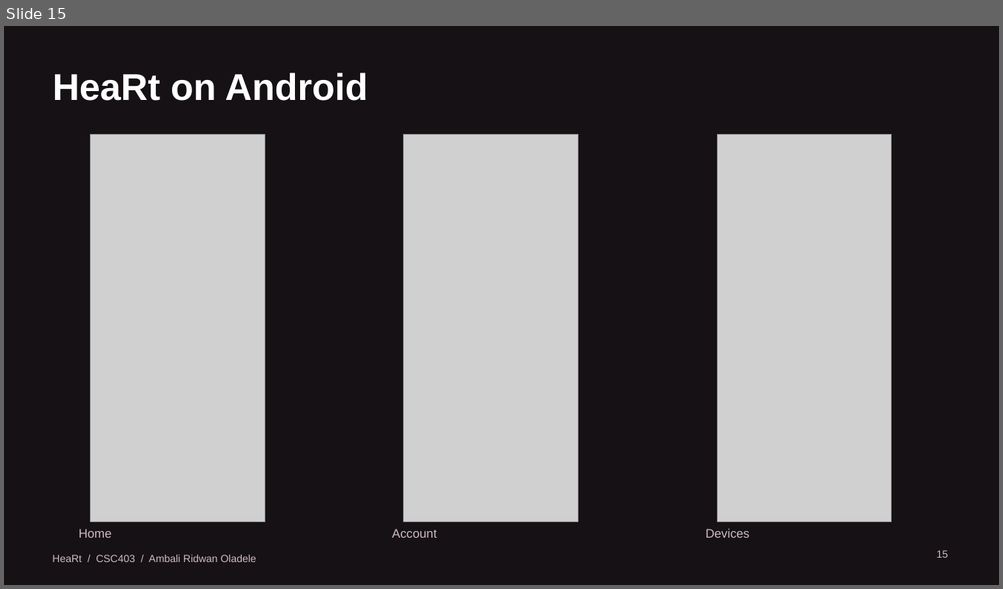
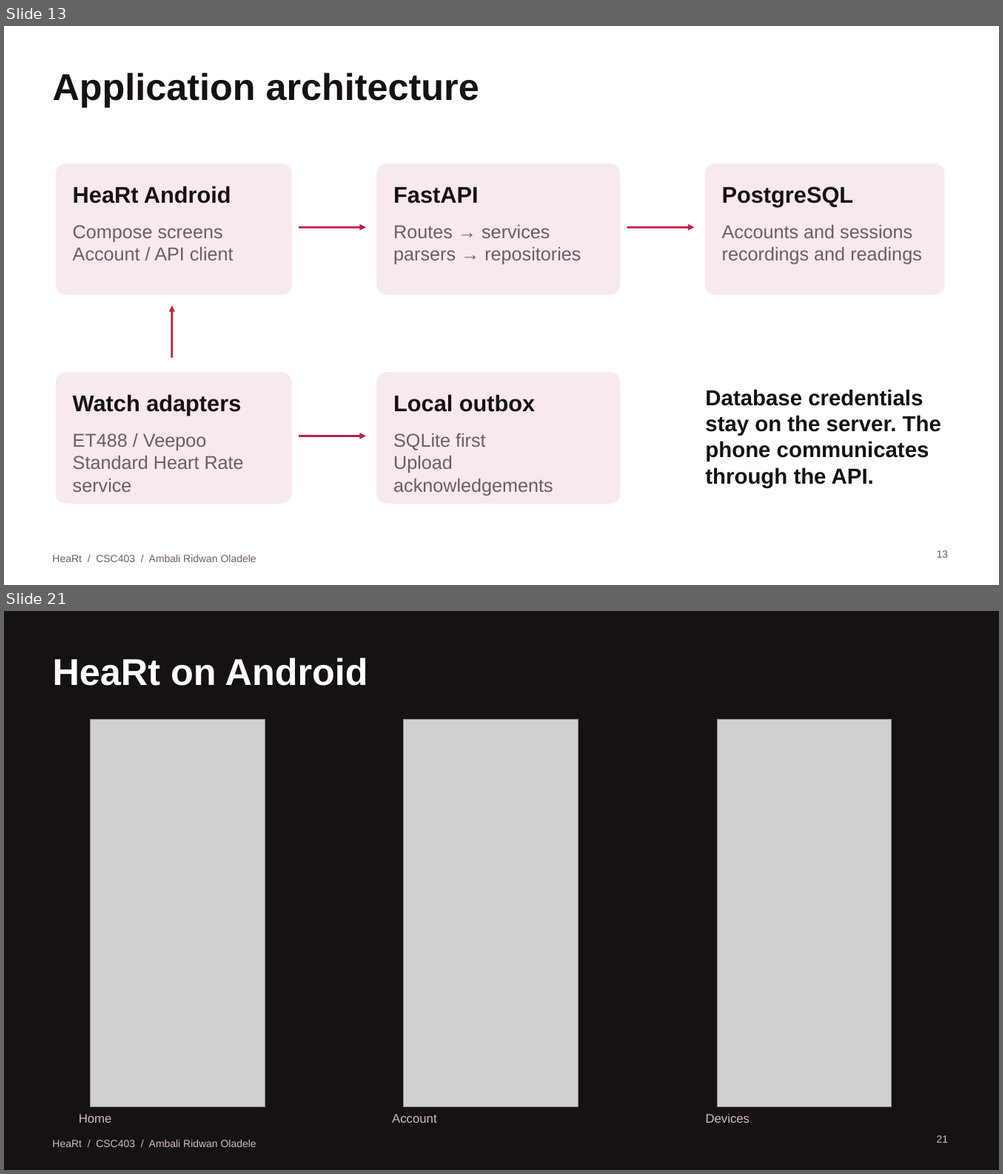
Before and after one commit to iamRed-One/heart-rate-monitor, a slide deck: docs/presentation/HeaRt-Project-Demonstration.pptx. Shown one above the other, each under a label of ours: slide 15 before the commit, slides 13 and 21 after it; the slides between them are not shown. The pictures are 1003x589 and 1003x1174 pixels, drawn with LibreOffice and Linux fonts; fonts in the diff are those of the drawing; grey boxes stand for pictures. Boxes give left, top, right and bottom in pixels: in the first picture for what was removed or moved away, otherwise in the second. Text is boxed around its words. In the diff, an @@ line names an element or a change of style, - is before the commit and + after.

Commit message:
Present project requirements and UML with Android-only demonstration

```diff
--- a/docs/presentation/HeaRt-Project-Demonstration.pptx
+++ b/docs/presentation/HeaRt-Project-Demonstration.pptx
@@ slide 13 added at <box>4,26,999,585</box>, background #FFFFFF @@
@@ title added at <box>53,73,479,107</box>, 36 pt, text #151114, bold @@
+Application architecture
@@ rounded rectangle added at <box>57,164,291,295</box>, fill #F8E9ED, outline #F8E9ED 1 pt @@
@@ rounded rectangle added at <box>377,164,620,295</box>, fill #F8E9ED, outline #F8E9ED 1 pt @@
@@ rounded rectangle added at <box>706,164,944,295</box>, fill #F8E9ED, outline #F8E9ED 1 pt @@
@@ text added at <box>73,186,231,204</box>, 22 pt, text #151114, bold @@
+HeaRt Android
@@ text added at <box>393,187,478,204</box>, 22 pt, text #151114, bold @@
+FastAPI
@@ text added at <box>722,187,854,207</box>, 22 pt, text #151114, bold @@
+PostgreSQL
@@ text added at <box>73,225,233,261</box>, 18 pt, text #6E5D65 @@
+Compose screens
+Account / API client
@@ text added at <box>393,225,580,264</box>, 18 pt, text #6E5D65 @@
+Routes → services
+parsers → repositories
@@ text added at <box>722,225,922,264</box>, 18 pt, text #6E5D65 @@
+Accounts and sessions
+recordings and readings
@@ arrow added from (299, 227) to (366, 227), #BC2341 2 pt @@
@@ arrow added from (627, 227) to (694, 227), #BC2341 2 pt @@
@@ arrow added from (172, 358) to (172, 306), #BC2341 2 pt @@
@@ rounded rectangle added at <box>57,373,291,503</box>, fill #F8E9ED, outline #F8E9ED 1 pt @@
@@ rounded rectangle added at <box>377,373,620,503</box>, fill #F8E9ED, outline #F8E9ED 1 pt @@
@@ text added at <box>73,395,241,415</box>, 22 pt, text #151114, bold @@
+Watch adapters
@@ text added at <box>393,395,535,412</box>, 22 pt, text #151114, bold @@
+Local outbox
@@ text added at <box>705,389,941,488</box>, 21 pt, text #151114, bold @@
+Database credentials stay on the server. The phone communicates through the API.
@@ text added at <box>73,434,244,492</box>, 18 pt, text #6E5D65 @@
+ET488 / Veepoo
+Standard Heart Rate service
@@ arrow added from (299, 437) to (366, 437), #BC2341 2 pt @@
@@ text added at <box>393,434,553,496</box>, 18 pt, text #6E5D65 @@
+SQLite first
+Upload acknowledgements
@@ text added at <box>52,555,256,562</box>, 10 pt, text #6E5D65 @@
+HeaRt / CSC403 / Ambali Ridwan Oladele
@@ page number added at <box>936,551,948,558</box>, 10 pt, text #6E5D65 @@
+13
@@ what was slide 15 is now slide 21 @@
@@ page number at <box>936,1136,948,1143</box>: text changed @@
-15
+21
```
Also in this commit, not shown: 2 slides changed, 18 other slides added, 13 slides removed, 10 other files.
